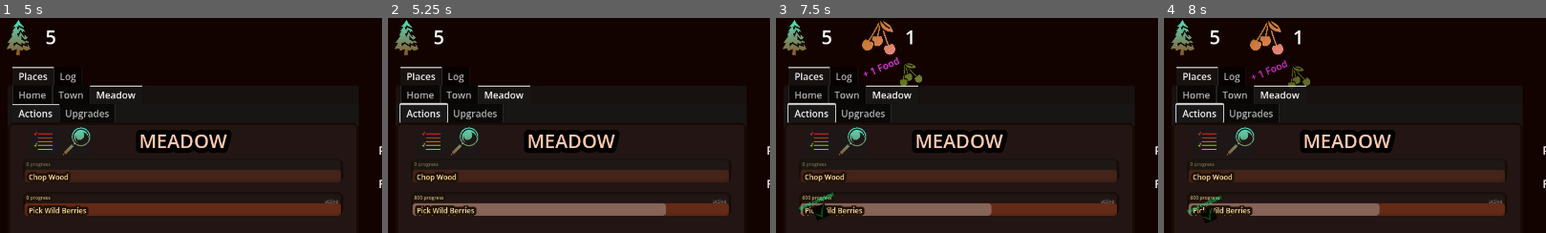
Above: before the commit, frames 1-4 (left to right).
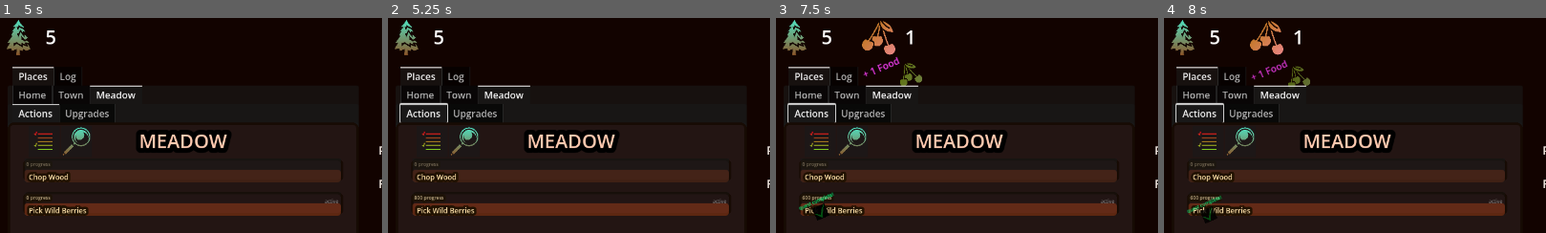
Above: after the commit, the same moments.

Repository: mark-chimes/mathcraft
Game: Godot game, scene res://main.tscn
The game is run twice, just before and just after one commit, with the same random seed, the same clock (stepped at 60 frames per second) and the same inputs.
Inputs (mouse positions are % of the whole screen's width and height, from its top left):
- Up to frame 1 (5 s): click (10, 29) at 0.5 s; click (6, 29) at 1.25 s; click (24, 43) at 2 s; click "Save game" at 2.75 s; click "Load game" at 3.5 s; hold Right (right) from 4.28 s (still down)
- Up to frame 2 (5.25 s): release Right (right) at 5.03 s; hold Left (left) from 5.03 s (still down)
- Up to frame 3 (7.5 s): release Left (left) at 5.78 s; hold Right (right) 5.78-7.28 s; tap Enter at 6.5 s; tap Space at 7.25 s; hold Left (left) from 7.28 s (still down)
- Up to frame 4 (8 s): keep holding Left (left)
The pictures show only the part of the screen within x 0-50%, y 0-50%; the shares and areas given below are measured in that part.

Frame 1 is identical in both runs. In frame 2, 3.1% of the frame differs, in the area x 6-73%, y 86-92%; in frame 3, 2.2%; in frame 4, 2.2%.

Commit message:
Try switching them

Diff:
--- a/quest/display/quest_display_with_pressure.tscn
+++ b/quest/display/quest_display_with_pressure.tscn
@@ -14,8 +14,8 @@
 theme = ExtResource("1_f7oun")
 script = ExtResource("2_f7oun")
 quest_name_label = NodePath("Control/MarginContainer/QuestName")
-progress_bar = NodePath("Control/ProgressBar")
-pressure_bar = NodePath("Control/PressureBar")
+progress_bar = NodePath("Control/PressureBar")
+pressure_bar = NodePath("Control/ProgressBar")
 progress_text = NodePath("ProgressText/CurrentLabel")
 activate_button = NodePath("Control/ActivateButton")
 
@@ -69,8 +69,8 @@
 mouse_filter = 2
 theme = ExtResource("1_f7oun")
 theme_override_font_sizes/font_size = 32
-max_value = 1.0
-value = 0.5
+max_value = 5000.0
+value = 2500.0
 show_percentage = false
 
 [node name="PressureBar" type="ProgressBar" parent="Control" unique_id=63505589]
@@ -78,8 +78,8 @@
 mouse_filter = 2
 theme = ExtResource("1_f7oun")
 theme_override_font_sizes/font_size = 32
-max_value = 5000.0
-value = 2500.0
+max_value = 1.0
+value = 0.5
 show_percentage = false
 
 [node name="HSplitContainer" type="HSplitContainer" parent="Control" unique_id=1990951352]
--- a/quest/display/quest_display_with_pressure.tscn.gd
+++ b/quest/display/quest_display_with_pressure.tscn.gd
@@ -57,12 +57,12 @@
 	quest_name_label.add_theme_font_size_override("font_size", 24)
 	progress_text.add_theme_font_size_override("font_size", 16)
 	activate_button.add_theme_font_size_override("font_size", 16)
-	progress_bar.custom_minimum_size.y = 42
+	pressure_bar.custom_minimum_size.y = 42
 	custom_minimum_size.y = 80
 
 func set_to_small_size() -> void:
 	quest_name_label.add_theme_font_size_override("font_size", 12)
 	progress_text.add_theme_font_size_override("font_size", 8)
 	activate_button.add_theme_font_size_override("font_size", 8)
-	progress_bar.custom_minimum_size.y = 21
+	pressure_bar.custom_minimum_size.y = 21
 	custom_minimum_size.y = 40
